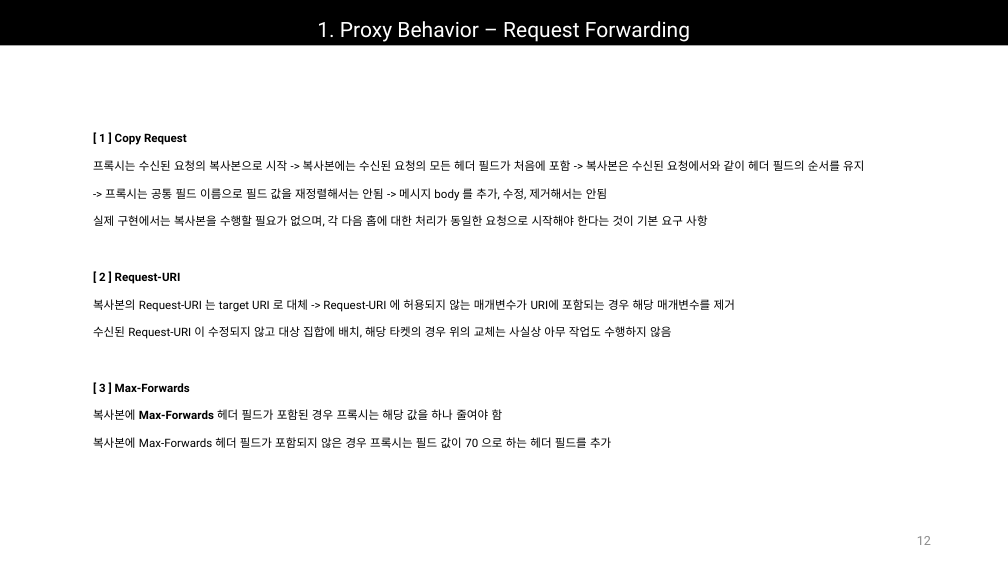
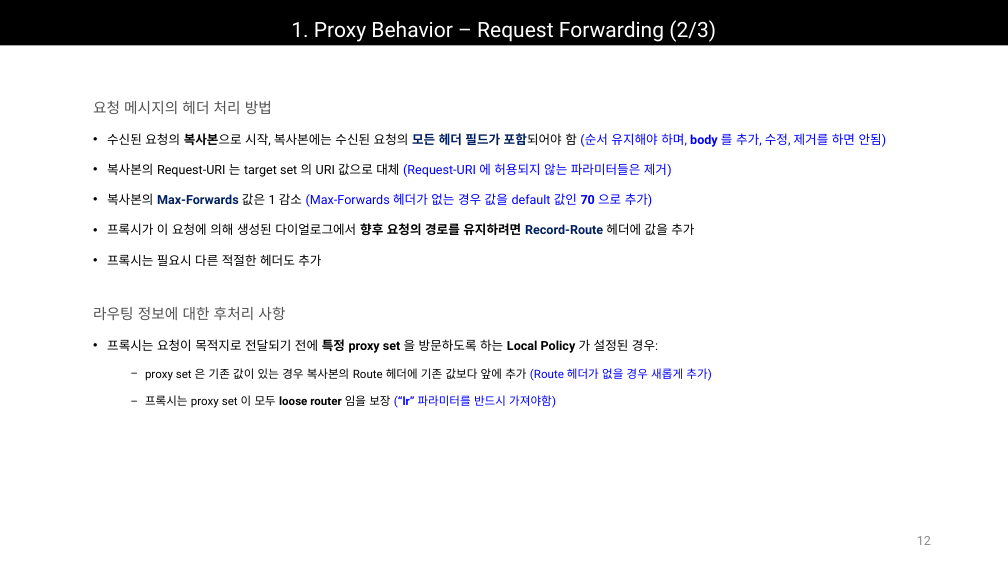
Before and after one commit to Epsilonely/SIP-Survey, a slide deck: slide 12 of 세미나 3차.pptx. Drawn at 1008x567 pixels with LibreOffice and Linux fonts; fonts in the diff are those of the drawing. Boxes give left, top, right and bottom in pixels: in the first picture for what was removed or moved away, otherwise in the second. Text is boxed around its words. In the diff, an @@ line names an element or a change of style, - is before the commit and + after.

```diff
--- a/세미나 3차.pptx
+++ b/세미나 3차.pptx
@@ title at bbox=[291, 20, 716, 42]: text changed @@
-1. Proxy Behavior – Request Forwarding
+1. Proxy Behavior – Request Forwarding (2/3)
@@ text added at bbox=[93, 101, 887, 266], 12 pt, text #000000 @@
+요청 메시지의 헤더 처리 방법
+• 수신된 요청의 복사본으로 시작, 복사본에는 수신된 요청의 모든 헤더 필드가 포함되어야 함 (순서 유지해야 하며, body 를 추가, 수정, 제거를 하면 안됨)
+• 복사본의 Request-URI 는 target set 의 URI 값으로 대체 (Request-URI 에 허용되지 않는 파라미터들은 제거)
+• 복사본의 Max-Forwards 값은 1 감소 (Max-Forwards 헤더가 없는 경우 값을 default 값인 70 으로 추가)
+• 프록시가 이 요청에 의해 생성된 다이얼로그에서 향후 요청의 경로를 유지하려면 Record-Route 헤더에 값을 추가
+• 프록시는 필요시 다른 적절한 헤더도 추가
@@ text removed at bbox=[93, 133, 864, 448] @@
-[ 1 ] Copy Request
-프록시는 수신된 요청의 복사본으로 시작 -> 복사본에는 수신된 요청의 모든 헤더 필드가 처음에 포함 -> 복사본은 수신된 요청에서와 같이 헤더 필드의 순서를 유지
--> 프록시는 공통 필드 이름으로 필드 값을 재정렬해서는 안됨 -> 메시지 body 를 추가, 수정, 제거해서는 안됨
-실제 구현에서는 복사본을 수행할 필요가 없으며, 각 다음 홉에 대한 처리가 동일한 요청으로 시작해야 한다는 것이 기본 요구 사항
-[ 2 ] Request-URI
-복사본의 Request-URI 는 target URI 로 대체 -> Request-URI 에 허용되지 않는 매개변수가 URI에 포함되는 경우 해당 매개변수를 제거
-수신된 Request-URI 이 수정되지 않고 대상 집합에 배치, 해당 타켓의 경우 위의 교체는 사실상 아무 작업도 수행하지 않음
-[ 3 ] Max-Forwards
-복사본에 Max-Forwards 헤더 필드가 포함된 경우 프록시는 해당 값을 하나 줄여야 함
-복사본에 Max-Forwards 헤더 필드가 포함되지 않은 경우 프록시는 필드 값이 70 으로 하는 헤더 필드를 추가
@@ text added at bbox=[93, 306, 712, 408], 11 pt, text #000000 @@
+라우팅 정보에 대한 후처리 사항
+• 프록시는 요청이 목적지로 전달되기 전에 특정 proxy set 을 방문하도록 하는 Local Policy 가 설정된 경우:
+  − proxy set 은 기존 값이 있는 경우 복사본의 Route 헤더에 기존 값보다 앞에 추가 (Route 헤더가 없을 경우 새롭게 추가)
+  − 프록시는 proxy set 이 모두 loose router 임을 보장 (“lr” 파라미터를 반드시 가져야함)
```
Also in this commit, not shown: 8 other slides changed, 2 slides added, 1 other file.
